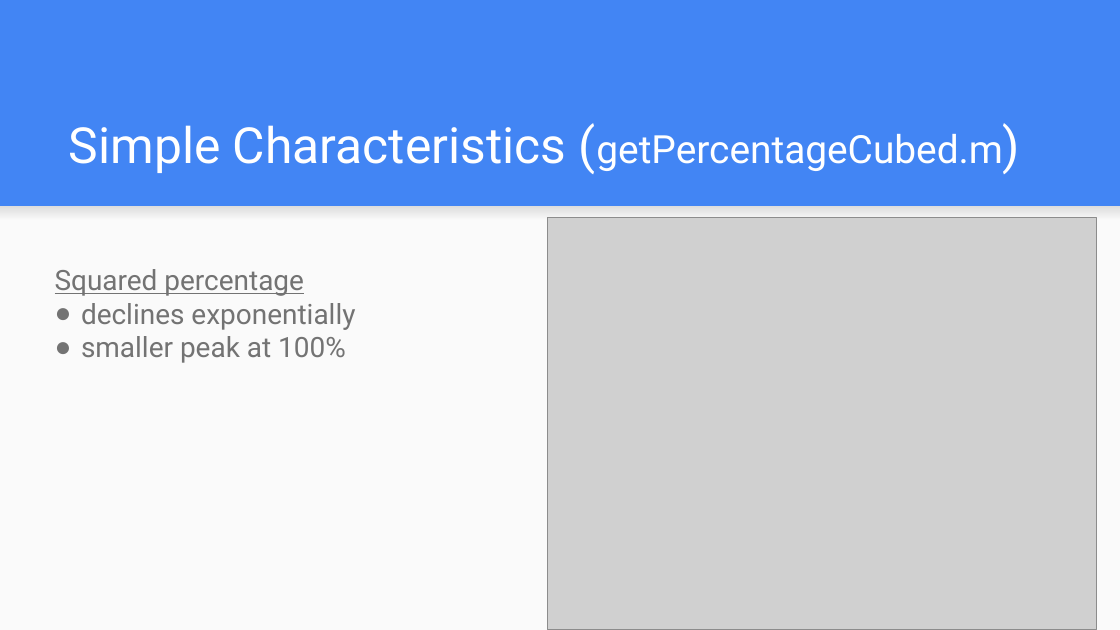
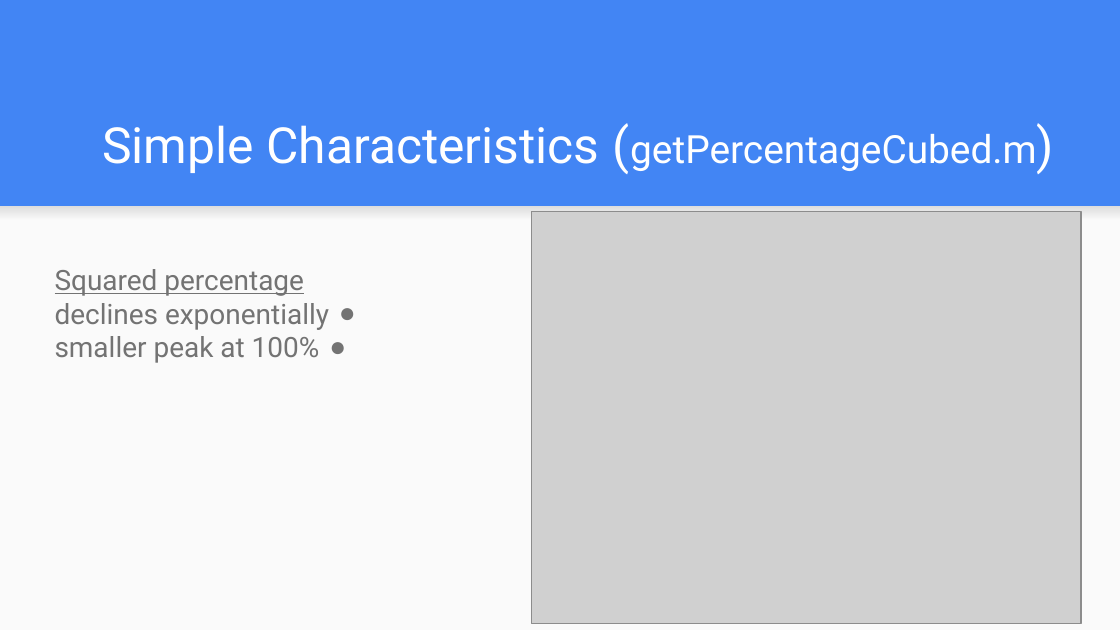
Before and after one commit to orzuk/OEIS, a slide deck: slide 8 of Filtering and summary statistics/filtering+stats.pptx. Drawn at 1120x630 pixels with LibreOffice and Linux fonts; fonts in the diff are those of the drawing; grey boxes stand for pictures. Boxes give left, top, right and bottom in pixels: in the first picture for what was removed or moved away, otherwise in the second. Text is boxed around its words. In the diff, an @@ line names an element or a change of style, - is before the commit and + after.

```diff
--- a/Filtering and summary statistics/filtering+stats.pptx
+++ b/Filtering and summary statistics/filtering+stats.pptx
@@ text "Simple Characteristics (getPercentageCubed.m)" at bbox=[102, 125, 1037, 173]: alignment left to right @@
@@ picture: place and size @@
-picture at bbox=[548, 217, 1098, 629]
+picture at bbox=[532, 212, 1082, 624]
@@ text "Squared percentage" rewrapped from bbox=[55, 269, 355, 363] to bbox=[55, 269, 329, 363] @@
```
Also in this commit, not shown: 18 other slides changed.
